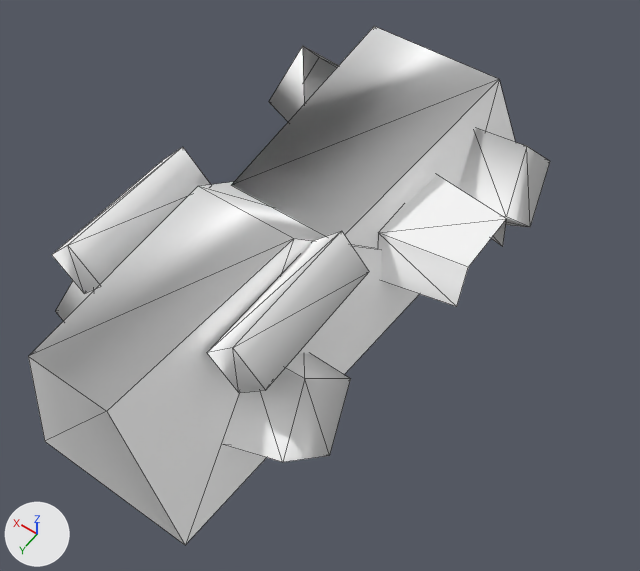
The OBJ model Assets/Art/Nova1492/GXConverted/Models/UnitParts/ArmWeapons/datan_common_arm30_sm_359935d2.obj as it was, and as the next commit left it.
Both versions are drawn from a camera (50 mm lens) standing at (-0.447, 0.464, 0.942) and looking at (-0.056, -0.082, 0.083). The axes (+X, +Y, +Z) are drawn at lower left. The lights are the same throughout. The first picture is the older version. Mesh edges are drawn as thin lines. Where no turn or scale is listed for an object, it has been applied to the vertices. Vertices at exactly the same position are counted once.

In view in the first picture: 'datan_common_arm30_sm_359935d2'.
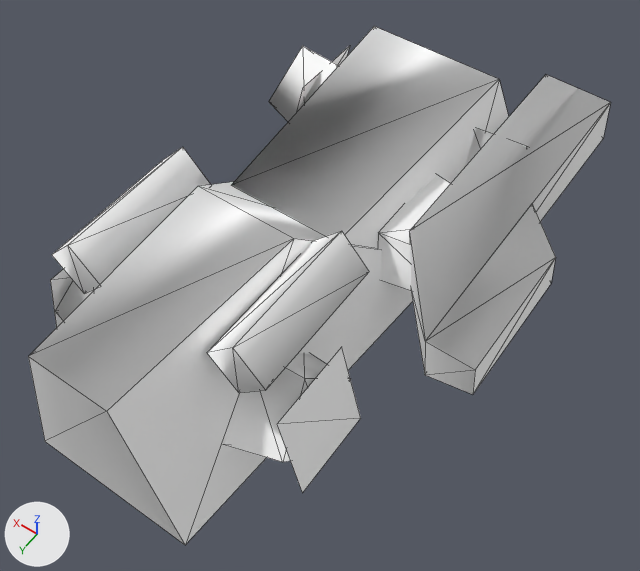
Pixel boxes [x1, y1, x2, y2] of what changed, in the pictures (640 x 571 px):
'datan_common_arm30_sm_359935d2', reshaped
    before: [28, 26, 550, 545]
    after: [28, 26, 527, 545]
'datan_common_arm30_sm_359935d2_mesh02', added
    after: [409, 75, 611, 394]
'datan_common_arm30_sm_359935d2_mesh06', added
    after: [277, 347, 361, 493]
'datan_common_arm30_sm_359935d2_mesh04', added
    after: [50, 269, 73, 327]
'datan_common_arm30_sm_359935d2_mesh03', added
    after: [298, 46, 350, 108]
part 1 of me_datan_common_arm30_sm_359935d2, added
    after: [303, 46, 339, 104]

Patch to the scene script:
```diff
--- a/Assets/Art/Nova1492/GXConverted/Models/UnitParts/ArmWeapons/datan_common_arm30_sm_359935d2.obj.py
+++ b/Assets/Art/Nova1492/GXConverted/Models/UnitParts/ArmWeapons/datan_common_arm30_sm_359935d2.obj.py
@@ me_datan_common_arm30_sm_359935d2 @@
 # verts and faces of me_datan_common_arm30_sm_359935d2; kept vertices keep their numbers, new ones are numbered from 70
-me_datan_common_arm30_sm_359935d2.from_pydata(...)  # 70 vertices, 87 faces; spans x -0.208..0.209, y -0.467..0.245, z -0.006..0.25
+me_datan_common_arm30_sm_359935d2.from_pydata(...)  # 70 vertices, 90 faces; spans x -0.208..0.209, y -0.467..0.245, z -0.006..0.25
+# me_datan_common_arm30_sm_359935d2 part 1
+faces += [(64, 69, 68), (62, 67, 63), (63, 67, 69)]
 me_datan_common_arm30_sm_359935d2.materials.append(mat_datan_common_arm30_sm_359935d2)
@@ me_datan_common_arm30_sm_359935d2_mesh06 @@
+me_datan_common_arm30_sm_359935d2_mesh06.from_pydata([(-0.1872, 0.0197, 0.0377), (-0.1576, 0.0197, 0.1591), (-0.1576, 0.1339, 0.1591), (-0.1872, 0.1339, 0.0377)], [], [(0, 1, 2), (2, 3, 0)])
+me_datan_common_arm30_sm_359935d2_mesh06.materials.append(mat_datan_common_arm30_sm_359935d2)  # its picture is missing
@@ me_datan_common_arm30_sm_359935d2_mesh04 @@
+me_datan_common_arm30_sm_359935d2_mesh04.from_pydata([(0.1624, 0.0205, 0.1563), (0.192, 0.0205, 0.0349), (0.1624, 0.1347, 0.1563), (0.192, 0.1347, 0.0349)], [], [(0, 1, 2), (3, 2, 1)])
+me_datan_common_arm30_sm_359935d2_mesh04.materials.append(mat_datan_common_arm30_sm_359935d2)  # its picture is missing
@@ me_datan_common_arm30_sm_359935d2_mesh03 @@
+me_datan_common_arm30_sm_359935d2_mesh03.from_pydata([(0.1653, -0.3118, 0.0241), (0.1358, -0.3118, 0.1454), (0.1358, -0.426, 0.1454), (0.1653, -0.426, 0.0241)], [], [(0, 1, 2), (2, 3, 0)])
+me_datan_common_arm30_sm_359935d2_mesh03.materials.append(mat_datan_common_arm30_sm_359935d2)  # its picture is missing
@@ ob_datan_common_arm30_sm_359935d2_mesh06 @@
+ob_datan_common_arm30_sm_359935d2_mesh06 = bpy.data.objects.new('datan_common_arm30_sm_359935d2_mesh06', me_datan_common_arm30_sm_359935d2_mesh06)
+ob_datan_common_arm30_sm_359935d2_mesh06.location = (0.0, 0.0, 0.0)
@@ ob_datan_common_arm30_sm_359935d2_mesh04 @@
+ob_datan_common_arm30_sm_359935d2_mesh04 = bpy.data.objects.new('datan_common_arm30_sm_359935d2_mesh04', me_datan_common_arm30_sm_359935d2_mesh04)
+ob_datan_common_arm30_sm_359935d2_mesh04.location = (0.0, 0.0, 0.0)
@@ ob_datan_common_arm30_sm_359935d2_mesh03 @@
+ob_datan_common_arm30_sm_359935d2_mesh03 = bpy.data.objects.new('datan_common_arm30_sm_359935d2_mesh03', me_datan_common_arm30_sm_359935d2_mesh03)
+ob_datan_common_arm30_sm_359935d2_mesh03.location = (0.0, 0.0, 0.0)
@@ ob_datan_common_arm30_sm_359935d2_mesh02 @@
+ob_datan_common_arm30_sm_359935d2_mesh02 = bpy.data.objects.new('datan_common_arm30_sm_359935d2_mesh02', me_datan_common_arm30_sm_359935d2_mesh02)  # 14 vertices, 18 faces; spans x -0.291..-0.131, y -0.509..-0.037, z 0.076..0.163; in mat_datan_common_arm30_sm_359935d2 (its picture is missing)
+ob_datan_common_arm30_sm_359935d2_mesh02.location = (0.0, 0.0, 0.0)
```
